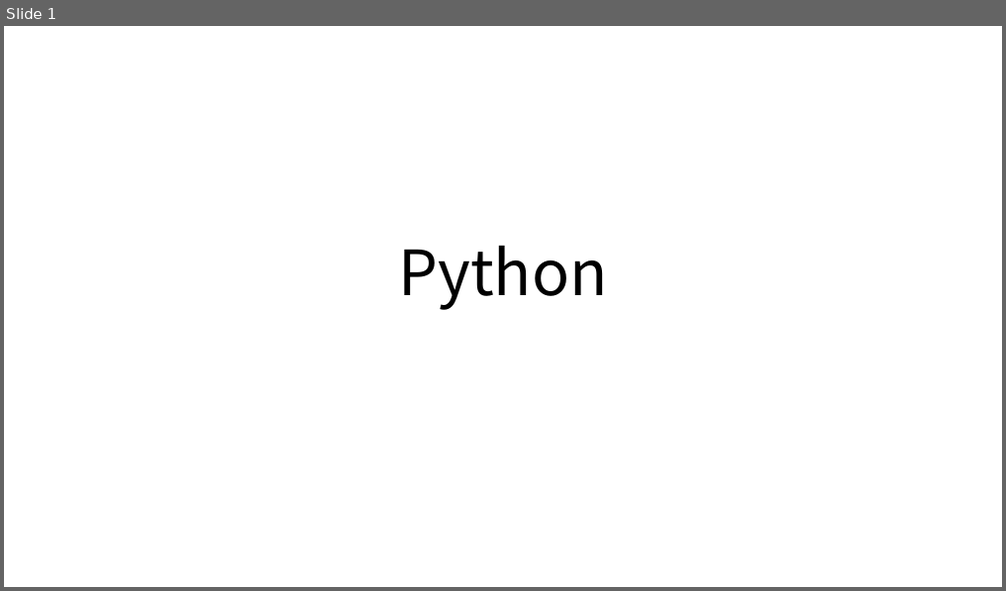
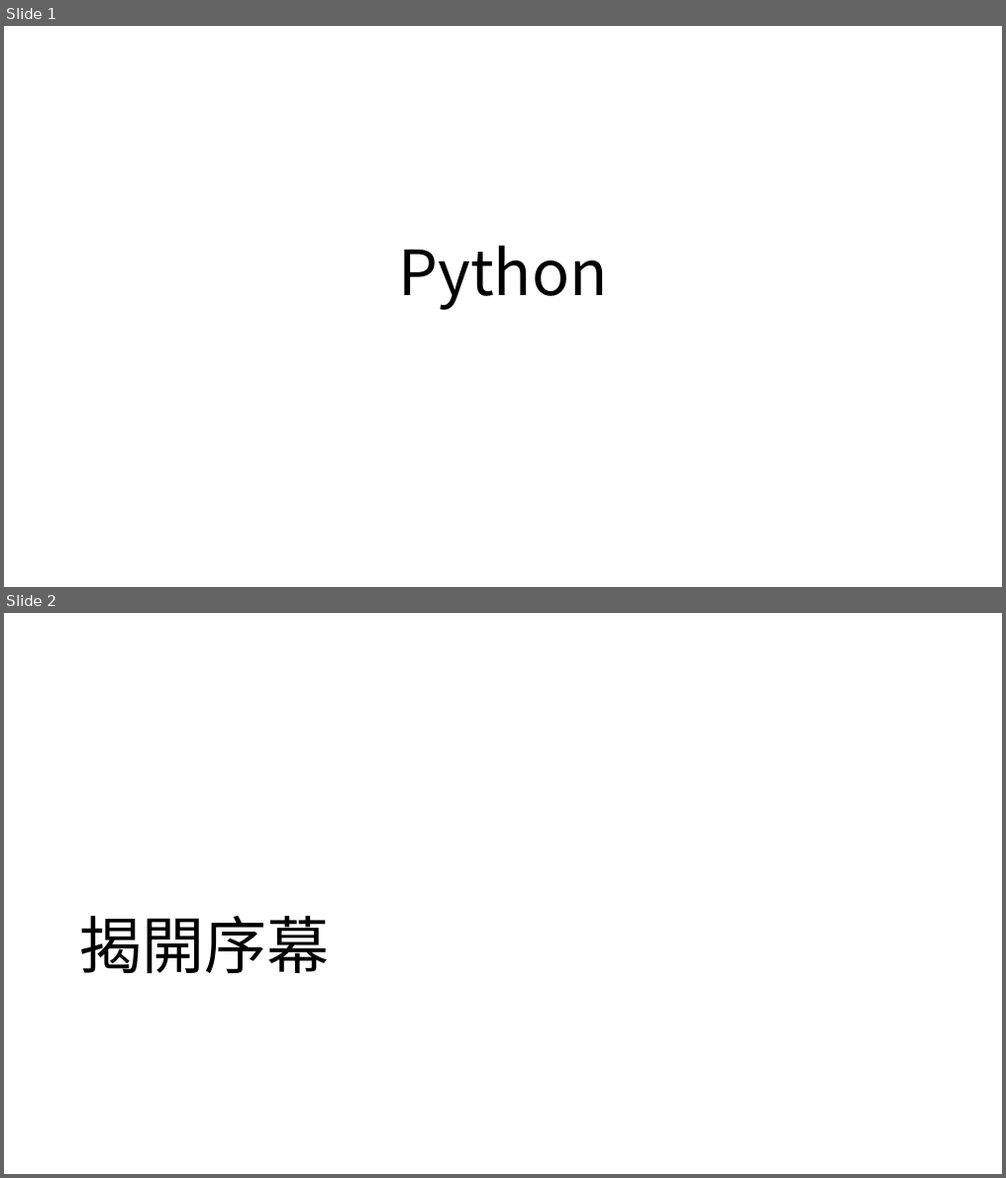
Before and after one commit to timmy61109/Python-Tutorial, a slide deck: Python程式設計入門指南.pptx. Shown one above the other, each under a label of ours: slide 1 before the commit, slides 1 and 2 after it. The pictures are 1006x591 and 1006x1178 pixels, drawn with LibreOffice and Linux fonts; fonts in the diff are those of the drawing. Boxes give left, top, right and bottom in pixels: in the first picture for what was removed or moved away, otherwise in the second. Text is boxed around its words. In the diff, an @@ line names an element or a change of style, - is before the commit and + after.

```diff
--- a/Python程式設計入門指南.pptx
+++ b/Python程式設計入門指南.pptx
@@ slide 2 added at <box>4,613,1002,1174</box>, background #FFFFFF @@
@@ title added at <box>79,916,329,973</box>, 60 pt, text #000000 @@
+揭開序幕
```
Also in this commit, not shown: 2 slides changed, 18 other slides added, 11 slides removed.
